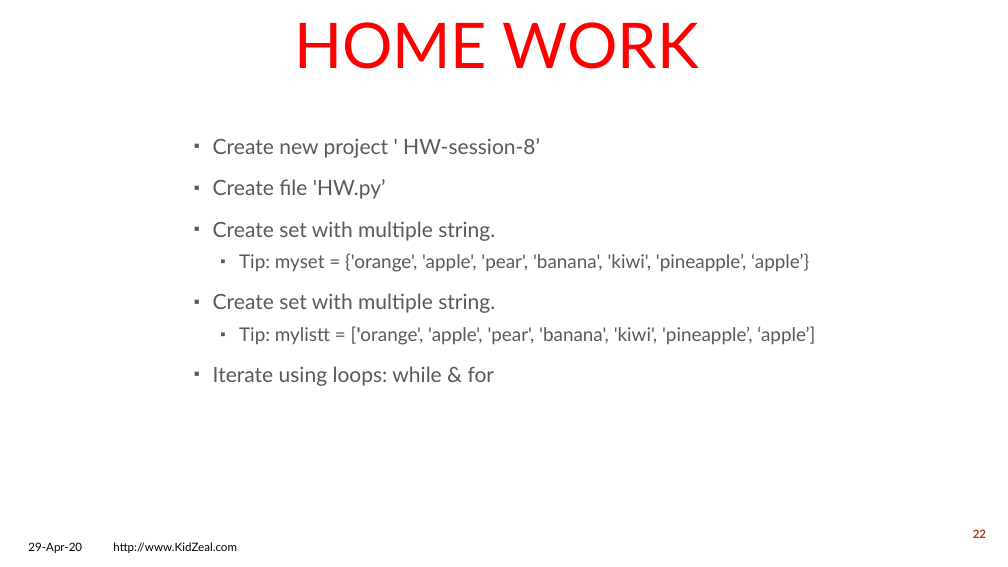
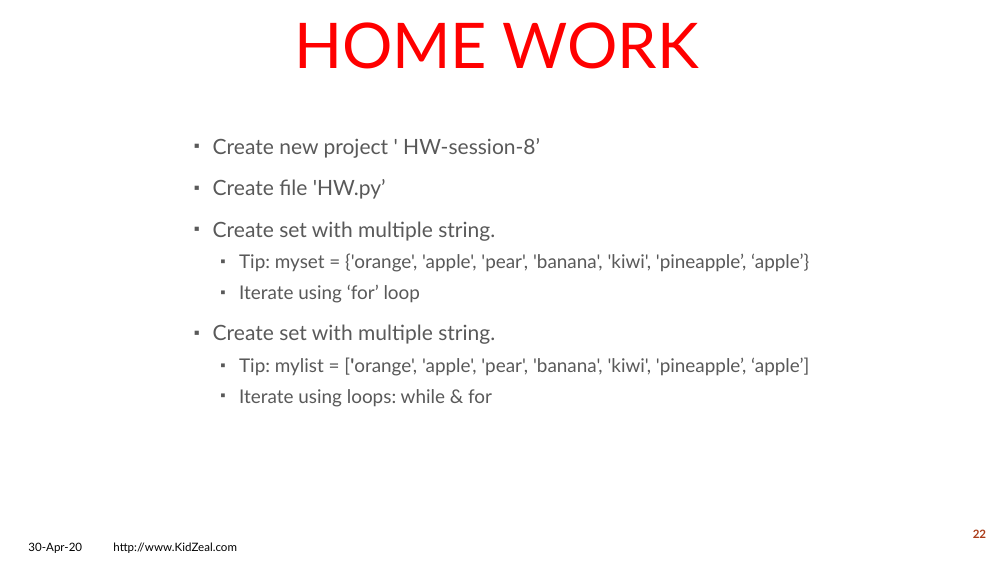
Before and after one commit to krishnamanchikalapudi/examples.py, a slide deck: slide 22 of PythonTutor/Training-basic.pptx. Drawn at 1008x567 pixels with LibreOffice and Linux fonts; fonts in the diff are those of the drawing; background and template pictures are left out. Boxes give left, top, right and bottom in pixels: in the first picture for what was removed or moved away, otherwise in the second. Text is boxed around its words. In the diff, an @@ line names an element or a change of style, - is before the commit and + after.

```diff
--- a/PythonTutor/Training-basic.pptx
+++ b/PythonTutor/Training-basic.pptx
@@ text at (239,285,420,303): paragraph added @@
+  ▪ Iterate using ‘for’ loop
@@ text at (239,357,809,376): text changed @@
-  ▪ Tip: mylistt = ['orange', 'apple', 'pear', 'banana', 'kiwi', 'pineapple’, ‘apple’]
+  ▪ Tip: mylist = ['orange', 'apple', 'pear', 'banana', 'kiwi', 'pineapple’, ‘apple’]
@@ text at (239,389,492,407): size 20 to 18 pt in "Iterate using loops: while & for"; list level 1 to 2 in "Iterate using loops: while & ..." @@
@@ text at (28,542,82,553): text changed @@
-29-Apr-20
+30-Apr-20
```
Also in this commit, not shown: 24 other slides changed, 11 other files.
